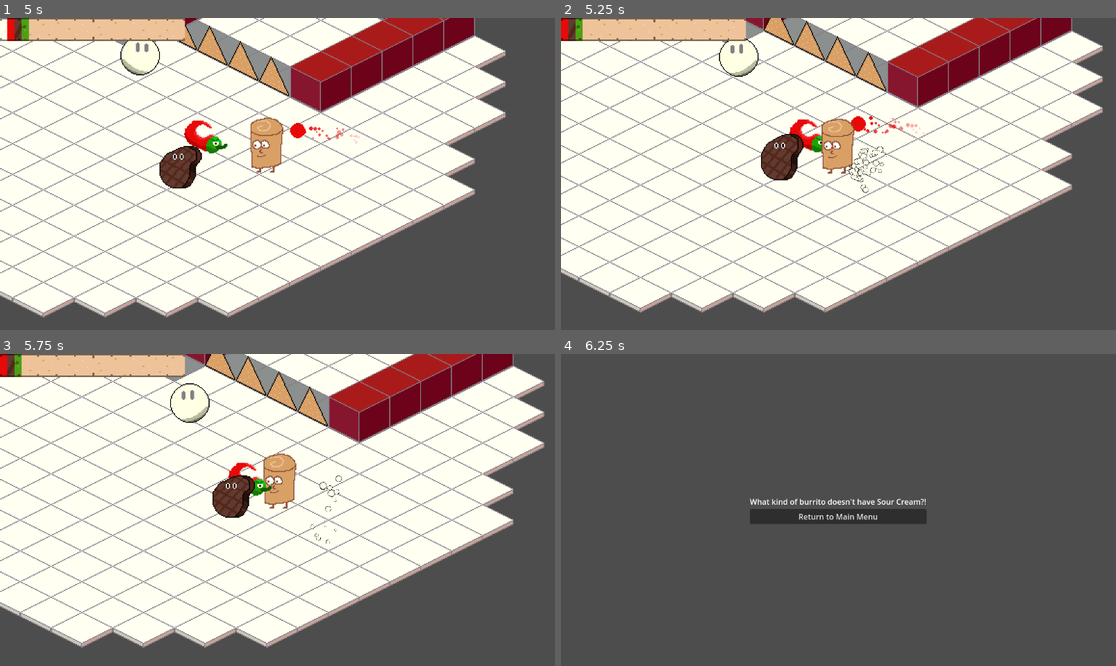
Above: before the commit, frames 1-4 (two rows, left to right).
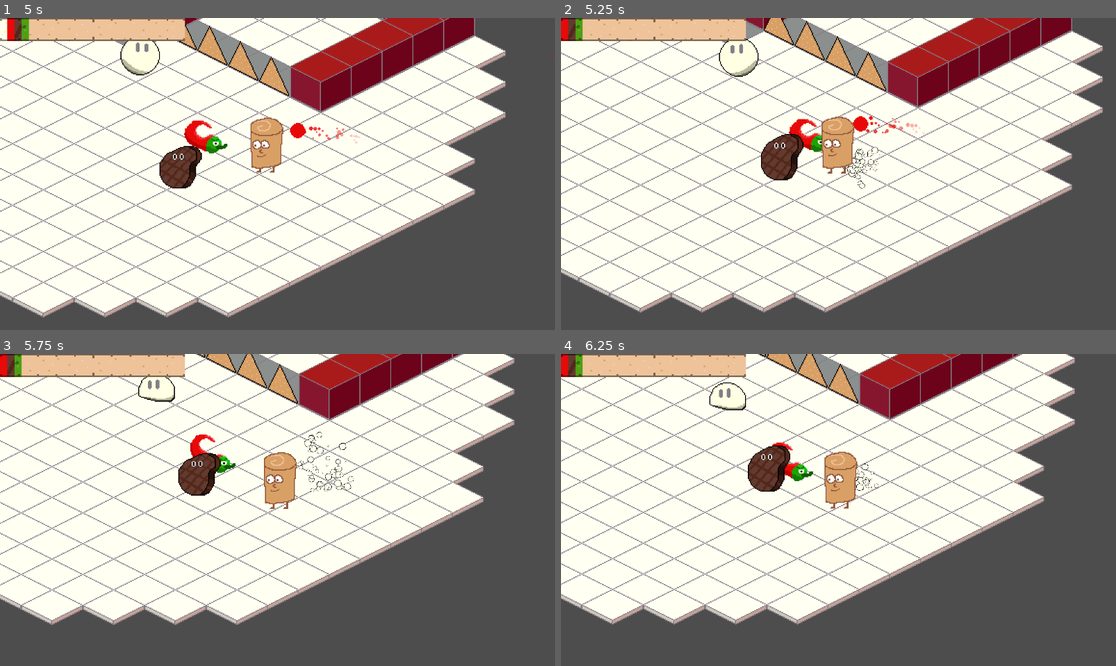
Above: after the commit, the same moments.

Repository: JordanLevy/LudumDare54
Game: Godot game, scene res://Scenes/Game.tscn
Two runs of this game, one before a commit and one after it. Both use one fixed random seed, a clock stepped at 60 frames per second and the inputs below.
Inputs (mouse positions are in pixels of both pictures, inside the frame that each line leads up to):
- Up to frame 1 (5 s): move the mouse to (399, 158) at 0.52 s; hold Right (ui_right) 0.53-1.28 s; right-click (399, 158) at 0.6 s; move the mouse to (166, 189) at 1.27 s; hold Down (ui_down) 1.28-2.03 s; tap Shift (fire_meat) at 1.35, 3.6 s; move the mouse to (333, 105) at 2.02 s; hold Right (ui_right) 2.03-2.78 s; click (333, 105) at 2.1 s; move the mouse to (249, 236) at 2.77 s; hold Up (ui_up) 2.78-3.53 s; right-click (249, 236) at 2.85 s; move the mouse to (444, 220) at 3.52 s; hold Left (ui_left) from 3.53 s (still down); move the mouse to (111, 127) at 4.27 s; click (111, 127) at 4.35 s
- Up to frame 2 (5.25 s): move the mouse to (866, 174) at 5.02 s; release Left (ui_left) at 5.03 s; hold Down (ui_down) from 5.03 s (still down); right-click (866, 174) at 5.1 s
- Up to frame 3 (5.75 s): keep holding Down (ui_down)
- Up to frame 4 (6.25 s): move the mouse to (755, 432) at 5.77 s; release Down (ui_down) at 5.78 s; hold Right (ui_right) from 5.78 s (still down); tap Shift (fire_meat) at 5.85 s

Frame 1 is identical in both runs. In frame 2, 0.7% of the frame differs, in the area x 41-65%, y 31-57%; in frame 3, 32%; in frame 4, 66%, in the area x 0-93%, y 0-87%.

Commit message:
Added hitlag for player taking damage and meat attack

Diff:
--- a/Scenes/Projectiles/SpiceProjectile.tscn
+++ b/Scenes/Projectiles/SpiceProjectile.tscn
@@ -58,7 +58,7 @@
 shape = SubResource("CircleShape2D_mhh8x")
 
 [node name="DespawnTimer" type="Timer" parent="."]
-wait_time = 5.0
+wait_time = 3.0
 one_shot = true
 autostart = true
 
--- a/Scripts/GlobalManager.gd
+++ b/Scripts/GlobalManager.gd
@@ -32,6 +32,11 @@
 var game_state : GameState = GameState.PLAY
 var loss_method: LossMethod = LossMethod.NONE
 var loss_ingredient: IngredientType = IngredientType.PLAIN
+
+func hitlag(time_scale: float, duration: float):
+	Engine.time_scale = time_scale
+	await(get_tree().create_timer(duration * time_scale).timeout)
+	Engine.time_scale = 1.0
 
 func is_super_effective(attack: IngredientType, target: IngredientType):
 	# cream extinguishes spice
--- a/Scripts/Monster.gd
+++ b/Scripts/Monster.gd
@@ -39,6 +39,8 @@
 func _on_hurtbox_body_entered(body):
 	if body is Projectile:
 		take_damage(body.ingredient_type, body.damage)
+		if ingredient_type == GlobalManager.IngredientType.MEAT:
+			await GlobalManager.hitlag(0.1, 0.2)
 		take_knockback(body.velocity.normalized(), body.knockback)
 		body.on_hit()
 
--- a/Scripts/PlayerController.gd
+++ b/Scripts/PlayerController.gd
@@ -36,6 +36,8 @@
 
 var death_timer: Timer
 var is_dead = false
+
+var knockback_coefficient = 10
 
 func _ready():
 	sprite = get_node("Sprite")
@@ -155,10 +157,17 @@
 		return
 	pay_ingredients(ingredient, damage)
 
+func take_knockback(direction: Vector2, amount: float):
+	move_and_collide(direction * amount * knockback_coefficient)
 
 func _on_hurtbox_body_entered(body):
+	if not dash_timer.is_stopped():
+		return
 	if body is Monster:
+		velocity = Vector2.ZERO
 		take_damage(body.ingredient_type, body.damage)
+		await GlobalManager.hitlag(0.1, 0.4)
+		take_knockback((global_position - body.global_position).normalized(), 4)
 
 
 func _on_death_timer_timeout():
